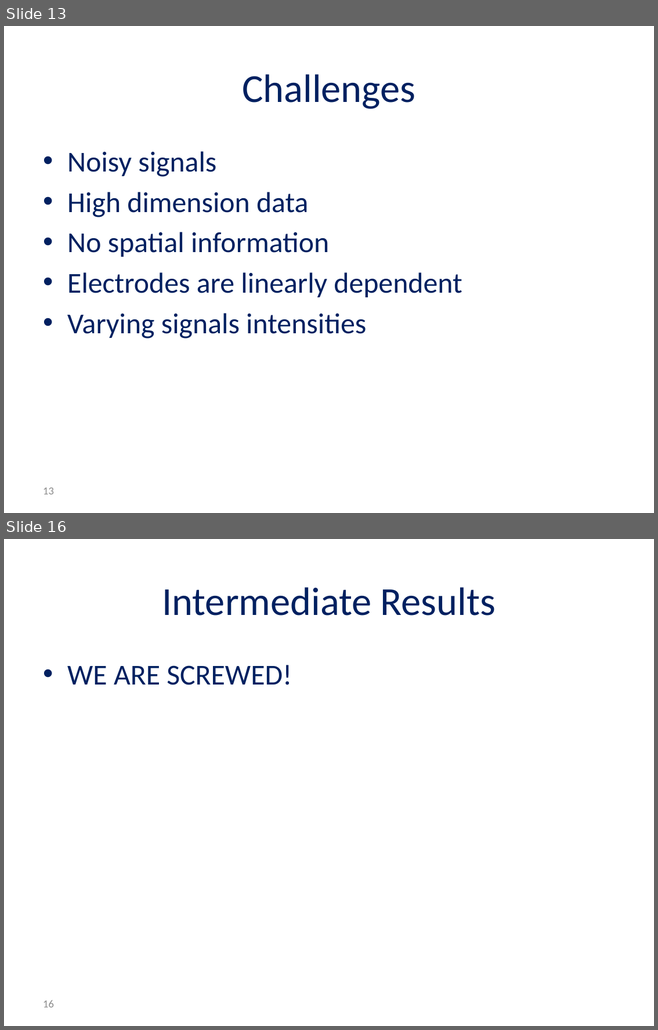
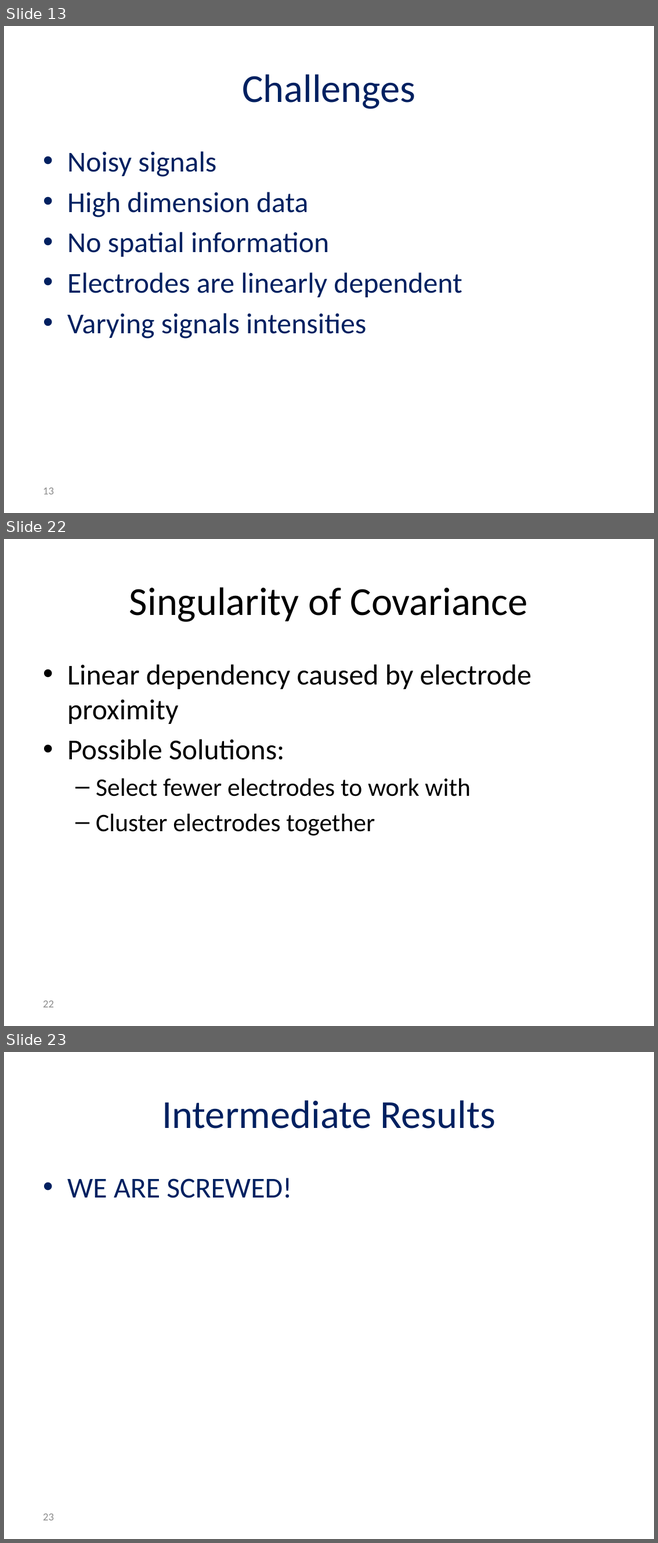
Before and after one commit to reggevlivney/BrainSway, a slide deck: Project_Midterm_Presentation.pptx. Shown one above the other, each under a label of ours: slides 13 and 16 before the commit, slides 13, 22 and 23 after it; the slides between them are not shown. The pictures are 658x1030 and 658x1543 pixels, drawn with LibreOffice and Linux fonts; fonts in the diff are those of the drawing; background and template pictures are left out. Boxes give left, top, right and bottom in pixels: in the first picture for what was removed or moved away, otherwise in the second. Text is boxed around its words. In the diff, an @@ line names an element or a change of style, - is before the commit and + after.

```diff
--- a/Project_Midterm_Presentation.pptx
+++ b/Project_Midterm_Presentation.pptx
@@ slide 22 added at [4,539,654,1026], background #FFFFFF @@
@@ title added at [129,587,528,622], 44 pt, text #000000 @@
+Singularity of Covariance
@@ text added at [67,664,531,836], 32 pt, text #000000 @@
+• Linear dependency caused by electrode proximity
+• Possible Solutions:
+  – Select fewer electrodes to work with
+  – Cluster electrodes together
@@ page number added at [43,1001,54,1008], 12 pt, text #8C8C8C @@
+22
@@ what was slide 16 is now slide 23 @@
@@ page number at [43,1514,54,1521]: text changed @@
-16
+23
```
Also in this commit, not shown: 11 slides changed, 6 other slides added, 3 slides removed, 9 other files.
